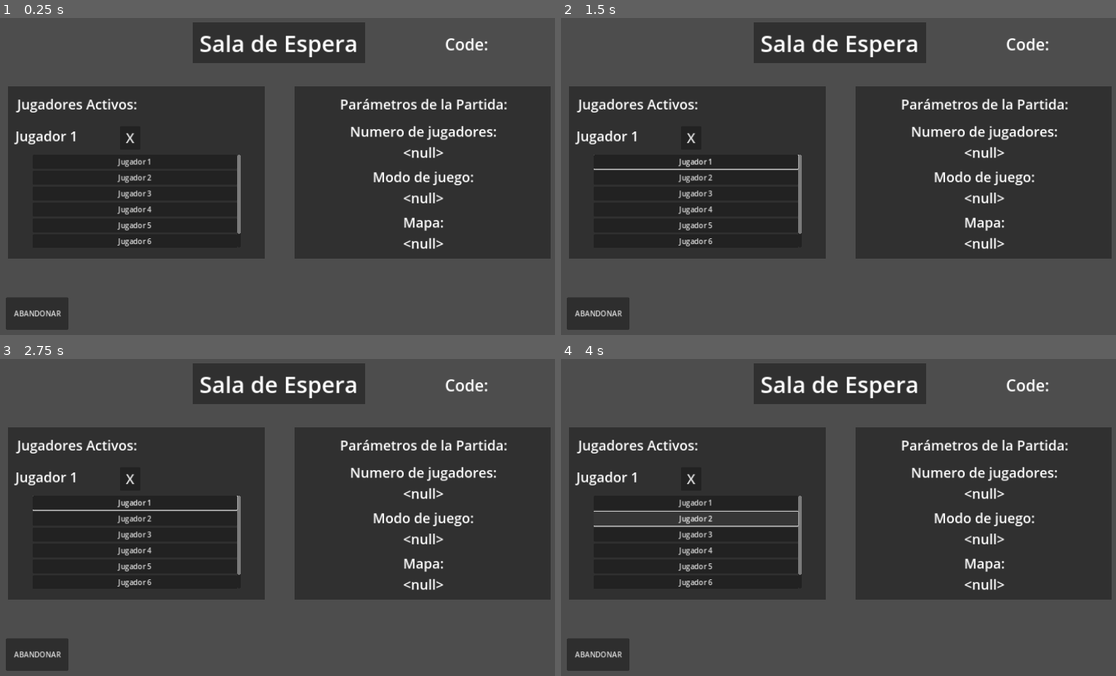
Above: before the commit, frames 1-4 (two rows, left to right).
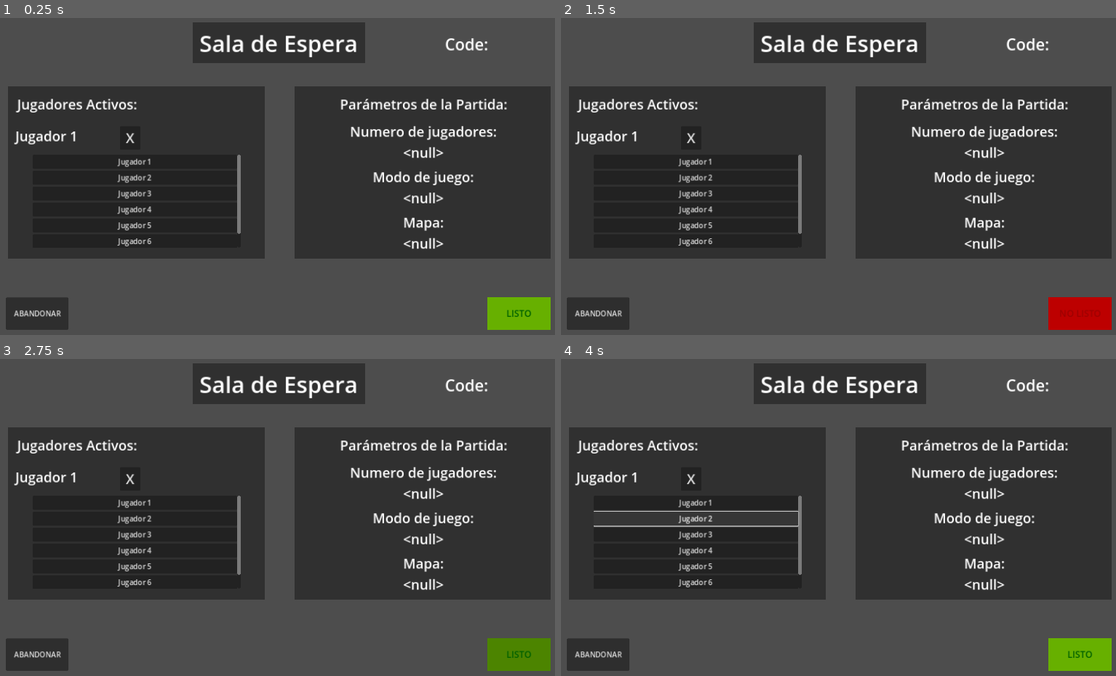
Above: after the commit, the same moments.

Repository: codemonsters/tag-of-war
Game: Godot game, scene res://screens/menu/sala_espera_admin.tscn
Two runs of this game, one before a commit and one after it. Both use one fixed random seed, a clock stepped at 60 frames per second and the inputs below. This scene is started directly instead of the project's main scene.
Inputs (mouse positions are in pixels of both pictures, inside the frame that each line leads up to):
- Up to frame 1 (0.25 s): no input
- Up to frame 2 (1.5 s): click "Jugador 1" at 0.5 s; click (1082, 312) at 1.25 s, where only the run after the commit has a clickable "LISTO"
- Up to frame 3 (2.75 s): click (521, 653) at 2 s, where only the run after the commit has a clickable "NO LISTO"
- Up to frame 4 (4 s): click "ABANDONAR" at 2.75 s; click "Jugador 2" at 3.5 s

The runs differ from the first frame. In frame 1, 1.2% of the frame differs, in the area x 87-100%, y 88-99%; in frame 2, 1.4%, in the area x 5-100%, y 43-99%; in frame 3, 1.4%; in frame 4, 1.2%.

Commit message:
Botón Listo y cambio de color al activarse añadido (nota: cambiar nombres de los scripts)

Diff:
--- /dev/null
+++ b/cliente/src/screens/menu/lista_servidores.tscn
@@ -0,0 +1,103 @@
+[gd_scene format=3 uid="uid://cowkypef42fyo"]
+
+[node name="Principal" type="Control"]
+layout_mode = 3
+anchors_preset = 15
+anchor_right = 1.0
+anchor_bottom = 1.0
+grow_horizontal = 2
+grow_vertical = 2
+
+[node name="Tabla" type="Control" parent="."]
+layout_mode = 1
+anchor_left = 0.35
+anchor_top = 0.1
+anchor_right = 0.65
+anchor_bottom = 0.9
+grow_horizontal = 2
+grow_vertical = 2
+metadata/_edit_use_anchors_ = true
+
+[node name="Fondo" type="ColorRect" parent="Tabla"]
+layout_mode = 1
+anchors_preset = 15
+anchor_right = 1.0
+anchor_bottom = 1.0
+grow_horizontal = 2
+grow_vertical = 2
+color = Color(0, 0, 0, 0.498039)
+
+[node name="Lista" type="ColorRect" parent="Tabla"]
+layout_mode = 1
+anchors_preset = -1
+anchor_top = 0.1
+anchor_right = 1.0
+anchor_bottom = 1.0
+offset_left = 10.0
+offset_right = -10.0
+offset_bottom = -10.0
+grow_horizontal = 2
+grow_vertical = 2
+color = Color(0, 0, 0, 0.235294)
+
+[node name="Partidas" type="VBoxContainer" parent="Tabla"]
+z_index = 1
+layout_mode = 1
+anchors_preset = -1
+anchor_top = 0.1
+anchor_right = 1.0
+anchor_bottom = 1.0
+offset_left = 10.0
+offset_right = -10.0
+offset_bottom = -10.0
+grow_horizontal = 2
+grow_vertical = 2
+
+[node name="Partida" type="Button" parent="Tabla/Partidas"]
+custom_minimum_size = Vector2(0, 40)
+layout_mode = 2
+
+[node name="Fondo" type="ColorRect" parent="Tabla/Partidas/Partida"]
+layout_mode = 1
+anchors_preset = 15
+anchor_right = 1.0
+anchor_bottom = 1.0
+grow_horizontal = 2
+grow_vertical = 2
+color = Color(0, 0, 0, 0.392157)
+
+[node name="Nombre" type="Label" parent="Tabla/Partidas/Partida"]
+layout_mode = 1
+anchors_preset = -1
+anchor_left = 0.1
+anchor_right = 0.85
+anchor_bottom = 1.0
+grow_horizontal = 2
+grow_vertical = 2
+text = "My Awesome Server
+"
+vertical_alignment = 1
+
+[node name="Jugadores" type="Label" parent="Tabla/Partidas/Partida"]
+layout_mode = 1
+anchors_preset = -1
+anchor_left = 0.85
+anchor_right = 1.0
+anchor_bottom = 1.0
+grow_horizontal = 0
+grow_vertical = 2
+text = "10/10"
+horizontal_alignment = 1
+vertical_alignment = 1
+
+[node name="Casual" type="Button" parent="Tabla"]
+layout_mode = 1
+anchors_preset = -1
+anchor_top = 0.05
+anchor_right = 0.35
+anchor_bottom = 0.102
+offset_left = 10.0
+grow_horizontal = 2
+grow_vertical = 2
+text = "Casual
+"
--- /dev/null
+++ b/cliente/src/screens/menu/sala_espera.tscn
@@ -0,0 +1,3 @@
+[gd_scene format=3 uid="uid://cjkmf231tby4t"]
+
+[node name="SalaEspera" type="Node2D"]
--- a/cliente/src/screens/menu/sala_espera_admin.gd
+++ b/cliente/src/screens/menu/sala_espera_admin.gd
@@ -2,6 +2,7 @@
 
 signal connect_to_server()
 signal send_to_server(message: Variant)
+var valor_anterior = "LISTO"
 
 # Called when the node enters the scene tree for the first time.
 func _ready() -> void:
@@ -22,3 +23,11 @@
 
 func on_server_message_recieved(dict: Dictionary):
 	pass
+
+func _on_listo_button_toggled(toggled_on: bool) -> void:
+	if valor_anterior == "LISTO":
+		$ListoButton.text = "NO LISTO"
+		valor_anterior = "NO LISTO"
+	else:
+		$ListoButton.text = "LISTO"
+		valor_anterior = "LISTO"
--- a/cliente/src/screens/menu/sala_espera_admin.tscn
+++ b/cliente/src/screens/menu/sala_espera_admin.tscn
@@ -1,6 +1,20 @@
-[gd_scene load_steps=2 format=3 uid="uid://k13o7p4xjv3i"]
+[gd_scene load_steps=7 format=3 uid="uid://o54nfmk8w3lk"]
 
 [ext_resource type="Script" path="res://screens/menu/sala_espera_player.gd" id="1_ufdd5"]
+
+[sub_resource type="StyleBoxEmpty" id="StyleBoxEmpty_6x0wv"]
+
+[sub_resource type="StyleBoxFlat" id="StyleBoxFlat_pt2k2"]
+bg_color = Color(0.739789, 3.54964e-06, 3.85046e-07, 1)
+
+[sub_resource type="StyleBoxFlat" id="StyleBoxFlat_nauep"]
+bg_color = Color(0.297021, 0.516611, 0, 1)
+
+[sub_resource type="StyleBoxFlat" id="StyleBoxFlat_ro748"]
+bg_color = Color(0.842613, 0.000176134, 9.66465e-05, 1)
+
+[sub_resource type="StyleBoxFlat" id="StyleBoxFlat_82ml5"]
+bg_color = Color(0.402854, 0.691491, 0, 1)
 
 [node name="SalaEspera" type="ColorRect"]
 offset_right = 1280.0
@@ -220,5 +234,33 @@
 text = "Mapa:"
 horizontal_alignment = 1
 
+[node name="ListoButton" type="Button" parent="."]
+layout_mode = 1
+anchors_preset = 6
+anchor_left = 1.0
+anchor_top = 0.5
+anchor_right = 1.0
+anchor_bottom = 0.5
+offset_left = -180.0
+offset_top = 255.0
+offset_right = -42.0
+offset_bottom = 326.0
+grow_horizontal = 0
+grow_vertical = 2
+theme_override_colors/font_hover_pressed_color = Color(0.611765, 0, 0, 1)
+theme_override_colors/font_hover_color = Color(0, 0.376471, 0, 1)
+theme_override_colors/font_pressed_color = Color(0.612299, 8.18223e-07, 1.44392e-07, 1)
+theme_override_colors/font_focus_color = Color(0, 0.376471, 0, 1)
+theme_override_colors/font_color = Color(2.97809e-06, 0.377955, 2.40654e-07, 1)
+theme_override_font_sizes/font_size = 20
+theme_override_styles/focus = SubResource("StyleBoxEmpty_6x0wv")
+theme_override_styles/hover_pressed = SubResource("StyleBoxFlat_pt2k2")
+theme_override_styles/hover = SubResource("StyleBoxFlat_nauep")
+theme_override_styles/pressed = SubResource("StyleBoxFlat_ro748")
+theme_override_styles/normal = SubResource("StyleBoxFlat_82ml5")
+toggle_mode = true
+text = "LISTO"
+
 [connection signal="pressed" from="LeaveButton" to="." method="_on_leave_button_pressed"]
 [connection signal="pressed" from="PlayerListRect/KickPlayer1" to="." method="_on_leave_button_pressed"]
+[connection signal="toggled" from="ListoButton" to="." method="_on_listo_button_toggled"]
--- a/cliente/src/screens/menu/sala_espera_player.gd
+++ b/cliente/src/screens/menu/sala_espera_player.gd
@@ -2,6 +2,7 @@
 
 signal connect_to_server()
 signal send_to_server(message: Variant)
+var valor_anterior = "LISTO"
 
 # Called when the node enters the scene tree for the first time.
 func _ready() -> void:
@@ -16,3 +17,11 @@
 
 func _on_leave_button_pressed() -> void:
 	pass # Replace with function body.
+
+func _on_listo_button_toggled(toggled_on: bool) -> void:
+	if valor_anterior == "LISTO":
+		$ListoButton.text = "NO LISTO"
+		valor_anterior = "NO LISTO"
+	else:
+		$ListoButton.text = "LISTO"
+		valor_anterior = "LISTO"
Binary file added: cliente/src/assets/boton_verde.png
Not shown, added: cliente/src/assets/boton_verde.png.import
Not shown: 1 places in cliente/src/screens/menu/create_account.tscn that only renumber resources
Not shown: 1 places in cliente/src/screens/menu/create_game.tscn that only renumber resources
Not shown: 1 places in cliente/src/screens/menu/identification.tscn that only renumber resources
Not shown: 1 places in cliente/src/screens/menu/sala_espera_player.tscn that only renumber resources
